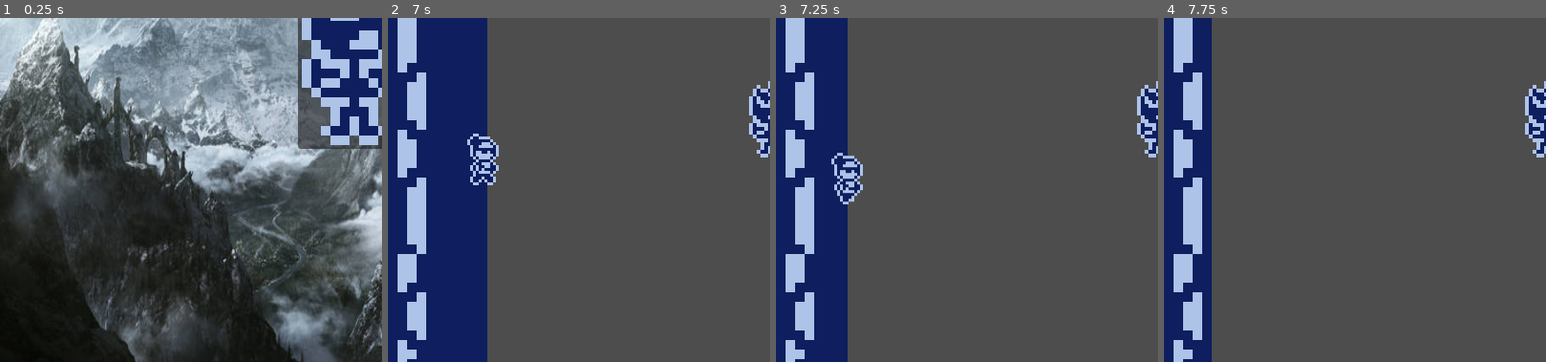
Above: before the commit, frames 1-4 (left to right).
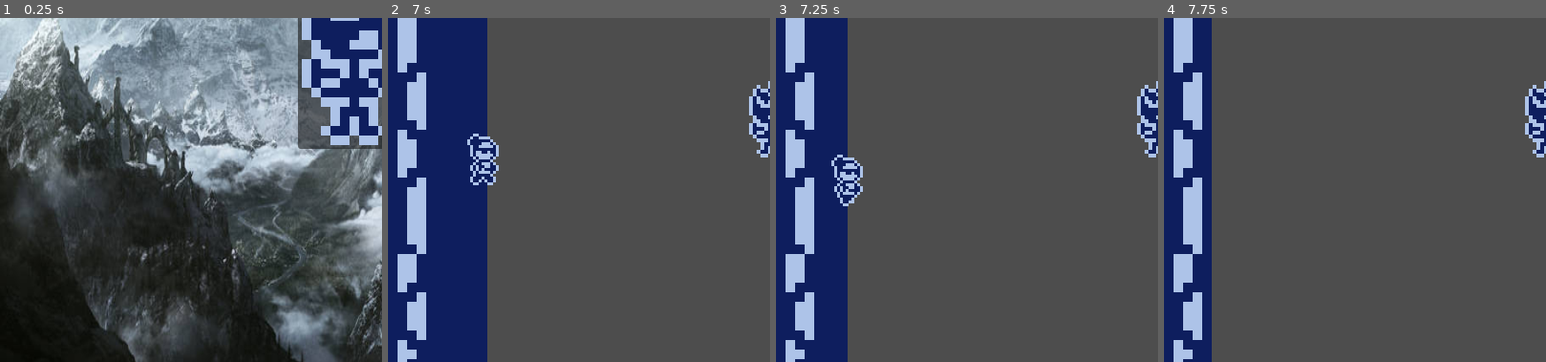
Above: after the commit, the same moments.

Repository: Shibe53/kabluem
Game: Godot game, scene res://UI/main_menu.tscn
Two runs of this game, one before a commit and one after it. Both use one fixed random seed, a clock stepped at 60 frames per second and the inputs below. The engine's default icon, where the game draws it, is replaced by a stand-in: a white triangle on a blue panel in a dark square.
Inputs (mouse positions are % of the whole screen's width and height, from its top left):
- Up to frame 1 (0.25 s): no input
- Up to frame 2 (7 s): click (46, 35) at 0.5 s; tap Enter at 1.25 s; move the mouse to (72, 45) at 1.27 s; hold Right (ui_right) 1.28-2.03 s; right-click (72, 45) at 1.35 s; click (72, 45) at 1.42 s; move the mouse to (30, 55) at 2.02 s; hold Down (ui_down) 2.03-2.78 s; click (30, 55) at 2.1 s; move the mouse to (60, 28) at 2.77 s; hold Right (ui_right) 2.78-3.53 s; right-click (60, 28) at 2.85 s; move the mouse to (45, 70) at 3.52 s; hold Up (ui_up) 3.53-4.28 s; click (45, 70) at 3.6 s; move the mouse to (80, 65) at 4.27 s; hold Left (ui_left) 4.28-5.78 s; right-click (80, 65) at 4.35 s; move the mouse to (20, 35) at 5.02 s; click (20, 35) at 5.1 s; move the mouse to (55, 50) at 5.77 s; hold Down (ui_down) 5.78-6.53 s; right-click (55, 50) at 5.85 s; click (55, 50) at 5.92 s; move the mouse to (35, 25) at 6.52 s; hold Right (ui_right) from 6.53 s (still down); click (35, 25) at 6.6 s
- Up to frame 3 (7.25 s): keep holding Right (ui_right)
- Up to frame 4 (7.75 s): move the mouse to (72, 45) at 7.27 s; release Right (ui_right) at 7.28 s; hold Up (ui_up) from 7.28 s (still down); right-click (72, 45) at 7.35 s
The pictures show only the part of the screen within x 0-50%, y 31-81%; the shares and areas given below are measured in that part.

Frames 1-2 are identical in both runs. In frame 3, 0.4% of the frame differs, in the area x 14-23%, y 39-55%; in frame 4, nothing differs.

Commit message:
Some pathfinding polish

Diff:
--- /dev/null
+++ b/Effects/WhiteColor.gdshader
@@ -0,0 +1,13 @@
+shader_type canvas_item;
+
+uniform bool active = false;
+
+void fragment() {
+	vec4 previous_color = texture(TEXTURE, UV);
+	vec4 white_color = vec4(1.0, 1.0, 1.0, previous_color.a);
+	vec4 new_color = previous_color;
+	if (active == true) {
+		new_color = white_color;
+	}
+	COLOR = new_color;
+}
--- a/Enemies/enemy.gd
+++ b/Enemies/enemy.gd
@@ -7,6 +7,7 @@
 @export var MAX_SPEED = 30
 @export var FRICTION = 100
 @export var SHOOT_RANGE = 300
+@export var DETECTION_RANGE = 300
 
 enum {
 	IDLE,
@@ -17,6 +18,7 @@
 var state = SHOOT
 var move_speed = MAX_SPEED
 var last_hit_direction: Vector2 = Vector2.ZERO
+var last_hit_object = null
 
 @onready var stats = $Stats
 @onready var playerDetectionZone = $PlayerDetection
@@ -26,6 +28,7 @@
 @onready var rayCast = $Pivot/RayCast2D
 @onready var animations = $AnimatedSprite2D
 @onready var navAgent = $NavigationAgent2D
+@onready var animationPlayer = $AnimationPlayer
 @onready var player = get_tree().get_first_node_in_group("player")
 
 func _ready():
@@ -33,6 +36,7 @@
 	animations.frame = randi_range(0, 4)
 
 func _process(_delta: float) -> void:
+	playerDetectionZone.change_range(DETECTION_RANGE)
 	if velocity.length() > 0.1:
 		animations.play("Move")
 	else:
@@ -51,28 +55,11 @@
 
 	match state:
 		IDLE:
-			move_speed = move_toward_int(move_speed, 0, FRICTION * delta)
-			seek_player()
-
+			idle_state(delta)
 		REACH:
-			move_speed = MAX_SPEED
-			if player != null:
-				update_target_position(player.global_transform.origin)
-				var dist = global_position.distance_to(player.global_position)
-				if dist <= SHOOT_RANGE and not rayCast.is_colliding():
-					state = SHOOT
-			check_detection()
-
+			reach_state()
 		SHOOT:
-			if player != null:
-				var dist = global_position.distance_to(player.global_position)
-				if dist > SHOOT_RANGE or rayCast.is_colliding():
-					state = REACH
-				else:
-					move_speed = lerp(0, MAX_SPEED, dist / SHOOT_RANGE)
-					update_target_position(player.global_transform.origin)
-					bulletSpawner.shoot_at_pos(player.hurtbox.global_position)
-			check_detection()
+			shoot_state()
 
 	if softCollision.has_overlapping_areas():
 		velocity += softCollision.get_push_vector() * delta * 500
@@ -87,18 +74,44 @@
 	if not playerDetectionZone.can_see_player():
 		state = IDLE
 
-func has_line_of_sight(player_pos: Vector2) -> bool:
-	rayCast.target_position = to_local(player_pos)
-	rayCast.force_raycast_update()
-	return not rayCast.is_colliding()
+func idle_state(delta):
+	DETECTION_RANGE = 300
+	move_speed = move_toward_int(move_speed, 0, FRICTION * delta)
+	seek_player()
+
+func reach_state():
+	DETECTION_RANGE = 400
+	move_speed = MAX_SPEED
+	if player != null:
+		update_target_position(player.global_transform.origin)
+		var dist = global_position.distance_to(player.global_position)
+		if dist <= SHOOT_RANGE and has_los():
+			state = SHOOT
+	check_detection()
+
+func shoot_state():
+	if player != null:
+		var dist = global_position.distance_to(player.global_position)
+		if dist > SHOOT_RANGE or not has_los():
+			state = REACH
+		else:
+			move_speed = lerp(0, MAX_SPEED, dist / SHOOT_RANGE)
+			update_target_position(player.global_transform.origin)
+			bulletSpawner.shoot_at_pos(player.hurtbox.global_position)
+	check_detection()
+
+func has_los():
+	return (not rayCast.is_colliding()) or (rayCast.is_colliding() and is_instance_of(rayCast.get_collider(), Grenade))
 
 func _on_hurtbox_area_entered(area):
-	last_hit_direction = area.owner.position.direction_to(position)
-	stats.health -= area.damage
-	velocity = last_hit_direction * 120
-	#hurtbox.create_hit_effect()
-	hurtbox.start_invincibility(0.4)
-	start_blinking()
+	if last_hit_object != area.owner:
+		last_hit_direction = area.owner.position.direction_to(position)
+		stats.health -= area.damage
+		velocity = last_hit_direction * 120
+		#hurtbox.create_hit_effect()
+		hurtbox.start_invincibility(0.5)
+		start_blinking()
+	last_hit_object = area.owner
 
 func _on_stats_no_health():
 	queue_free()
@@ -109,11 +122,11 @@
 		lesserVeganEffect.velocity = last_hit_direction * 60
 
 func start_blinking():
-#	animationPlayer.play("Start")
+	animationPlayer.play("Start")
 	pass
 
 func _on_hurtbox_invincibility_ended():
-#	animationPlayer.play("Stop")
+	animationPlayer.play("Stop")
 	pass
 
 func _on_hurtbox_invincibility_started():
--- a/Enemies/enemy.tscn
+++ b/Enemies/enemy.tscn
@@ -1,6 +1,7 @@
-[gd_scene load_steps=24 format=3 uid="uid://cvpll4vdnq1xu"]
+[gd_scene load_steps=30 format=3 uid="uid://cvpll4vdnq1xu"]
 
 [ext_resource type="Script" uid="uid://dwouk3yt33p7k" path="res://Enemies/enemy.gd" id="1_3ih25"]
+[ext_resource type="Shader" uid="uid://c7nynhse5fg1m" path="res://Effects/WhiteColor.gdshader" id="2_jlnat"]
 [ext_resource type="Texture2D" uid="uid://ddb24c1ul66b8" path="res://Assets/Sprites/Vegan Lesser/Lesser_Vegan_Idle-Sheet.png" id="2_koi6q"]
 [ext_resource type="PackedScene" uid="uid://dby72e1krudx5" path="res://Hitboxes/hurtbox.tscn" id="2_rt1x0"]
 [ext_resource type="PackedScene" uid="uid://dch6g30mnhvlv" path="res://Enemies/bullet_spawner.tscn" id="3_4o6mh"]
@@ -10,6 +11,10 @@
 [ext_resource type="PackedScene" uid="uid://dtomwktlsxn84" path="res://stats.tscn" id="5_4o6mh"]
 [ext_resource type="PackedScene" uid="uid://cr7wakcvtrsdo" path="res://Enemies/player_detection.tscn" id="5_8wvsg"]
 
+[sub_resource type="ShaderMaterial" id="ShaderMaterial_t8uwx"]
+shader = ExtResource("2_jlnat")
+shader_parameter/active = false
+
 [sub_resource type="AtlasTexture" id="AtlasTexture_jlnat"]
 atlas = ExtResource("2_koi6q")
 region = Rect2(0, 0, 160, 190)
@@ -98,6 +103,61 @@
 [sub_resource type="CircleShape2D" id="CircleShape2D_gk8ng"]
 radius = 300.0
 
+[sub_resource type="Animation" id="Animation_koi6q"]
+resource_name = "Start"
+length = 0.2
+loop_mode = 1
+tracks/0/type = "value"
+tracks/0/imported = false
+tracks/0/enabled = true
+tracks/0/path = NodePath("AnimatedSprite2D:material:shader_parameter/active")
+tracks/0/interp = 1
+tracks/0/loop_wrap = true
+tracks/0/keys = {
+"times": PackedFloat32Array(0, 0.1),
+"transitions": PackedFloat32Array(1, 1),
+"update": 1,
+"values": [true, false]
+}
+
+[sub_resource type="Animation" id="Animation_jlnat"]
+resource_name = "Stop"
+length = 0.1
+tracks/0/type = "value"
+tracks/0/imported = false
+tracks/0/enabled = true
+tracks/0/path = NodePath("AnimatedSprite2D:material:shader_parameter/active")
+tracks/0/interp = 1
+tracks/0/loop_wrap = true
+tracks/0/keys = {
+"times": PackedFloat32Array(0),
+"transitions": PackedFloat32Array(1),
+"update": 1,
+"values": [false]
+}
+
+[sub_resource type="Animation" id="Animation_t8uwx"]
+length = 0.001
+tracks/0/type = "value"
+tracks/0/imported = false
+tracks/0/enabled = false
+tracks/0/path = NodePath("AnimatedSprite2D:material:shader_parameter/active")
+tracks/0/interp = 1
+tracks/0/loop_wrap = true
+tracks/0/keys = {
+"times": PackedFloat32Array(0),
+"transitions": PackedFloat32Array(1),
+"update": 1,
+"values": [false]
+}
+
+[sub_resource type="AnimationLibrary" id="AnimationLibrary_t8uwx"]
+_data = {
+&"RESET": SubResource("Animation_t8uwx"),
+&"Start": SubResource("Animation_koi6q"),
+&"Stop": SubResource("Animation_jlnat")
+}
+
 [node name="Enemy" type="CharacterBody2D"]
 collision_layer = 16
 script = ExtResource("1_3ih25")
@@ -106,6 +166,7 @@
 avoidance_enabled = true
 
 [node name="AnimatedSprite2D" type="AnimatedSprite2D" parent="."]
+material = SubResource("ShaderMaterial_t8uwx")
 position = Vector2(0, -21)
 scale = Vector2(0.3, 0.3)
 sprite_frames = SubResource("SpriteFrames_1xcb7")
@@ -117,13 +178,13 @@
 shape = SubResource("CapsuleShape2D_gk8ng")
 
 [node name="Pivot" type="Node2D" parent="."]
-visible = false
 position = Vector2(0, -16)
 
 [node name="BulletSpawner" parent="Pivot" instance=ExtResource("3_4o6mh")]
 
 [node name="RayCast2D" type="RayCast2D" parent="Pivot"]
 target_position = Vector2(254, 0)
+collision_mask = 513
 
 [node name="Hurtbox" parent="." instance=ExtResource("2_rt1x0")]
 position = Vector2(0, -16)
@@ -160,6 +221,12 @@
 shape = SubResource("CircleShape2D_gk8ng")
 
 [node name="Stats" parent="." instance=ExtResource("5_4o6mh")]
+max_health = 2
+
+[node name="AnimationPlayer" type="AnimationPlayer" parent="."]
+libraries = {
+&"": SubResource("AnimationLibrary_t8uwx")
+}
 
 [connection signal="velocity_computed" from="NavigationAgent2D" to="." method="_on_navigation_agent_2d_velocity_computed"]
 [connection signal="area_entered" from="Hurtbox" to="." method="_on_hurtbox_area_entered"]
--- a/Enemies/player_detection.gd
+++ b/Enemies/player_detection.gd
@@ -1,4 +1,6 @@
 extends Area2D
+
+@onready var collisionShape = $CollisionShape2D
 
 var player = null
 
@@ -10,3 +12,6 @@
 
 func _on_body_exited(_body):
 	player = null
+
+func change_range(newRange):
+	collisionShape.shape.radius = newRange
--- a/Grenade/grenade.tscn
+++ b/Grenade/grenade.tscn
@@ -157,7 +157,7 @@
 point_count = 4
 
 [node name="Grenade" type="RigidBody2D"]
-collision_layer = 0
+collision_layer = 512
 collision_mask = 17
 mass = 0.1
 physics_material_override = SubResource("PhysicsMaterial_3kepi")
--- a/project.godot
+++ b/project.godot
@@ -95,3 +95,4 @@
 2d_physics/layer_7="Bullet Hitbox"
 2d_physics/layer_8="Soft Collisions"
 2d_physics/layer_9="Floor Tiles"
+2d_physics/layer_10="Grenade"
Not shown, added: Effects/WhiteColor.gdshader.uid
